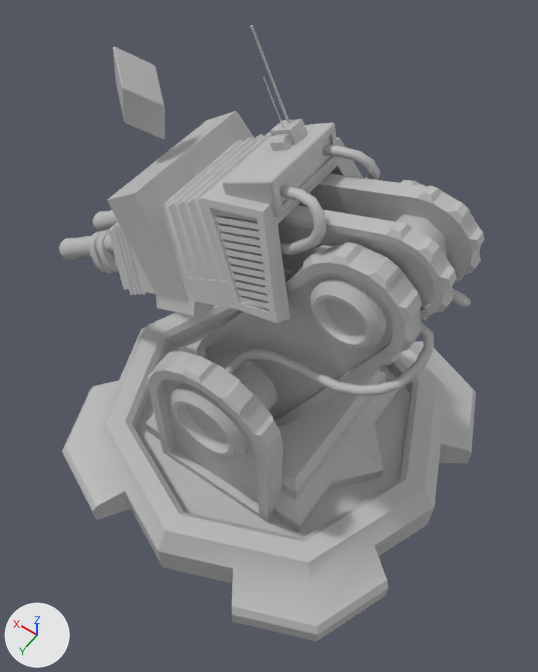
The FBX model Major_Project_4th_Dimension/Assets/EnvironmentAssets/Props/Turret/SM_Turret.fbx: old version first, new version second.
The view is the same before and after, from a 50 mm lens placed at (-0.614, 0.888, 1.812), pointed at (-0.018, 0.053, 0.499). Lighting does not change. The marker at lower left points along +X, +Y and +Z. Where no turn or scale is listed for an object, it has been applied to the vertices.

In view in the first picture: 'SM_Turret_Base', 'SM_Turret_Body', 'SM_Turret_Laser', 'SM_Turret_Swivel'.
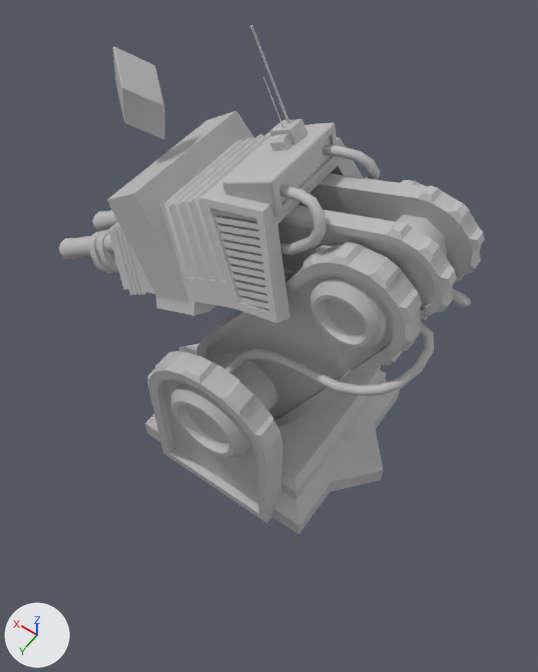
The newer file is also turned or shifted as a whole; pictures and numbers use the older file's frame.

Changed parts and their boxes [x1, y1, x2, y2] in the pictures (538 x 672 px):
'SM_Turret_Base', deleted
    before: [62, 305, 476, 642]

Diff of the bpy script that builds the scene:
```diff
--- a/Major_Project_4th_Dimension/Assets/EnvironmentAssets/Props/Turret/SM_Turret.fbx.py
+++ b/Major_Project_4th_Dimension/Assets/EnvironmentAssets/Props/Turret/SM_Turret.fbx.py
@@ ob_sm_turret_base @@
-ob_sm_turret_base = bpy.data.objects.new('SM_Turret_Base', me_mesh)
-ob_sm_turret_base.location = (0.0, 0.0, 0.0)
```
